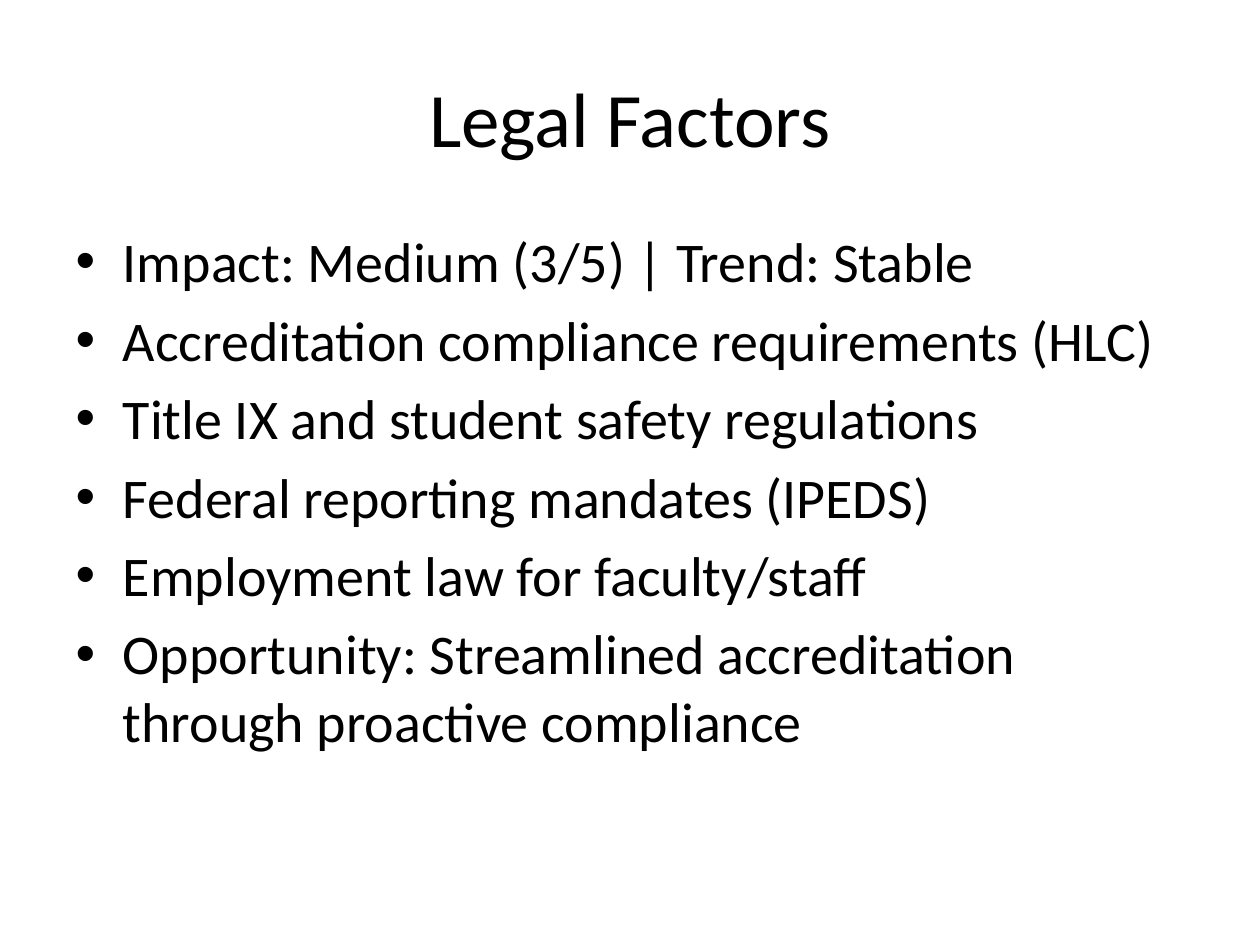
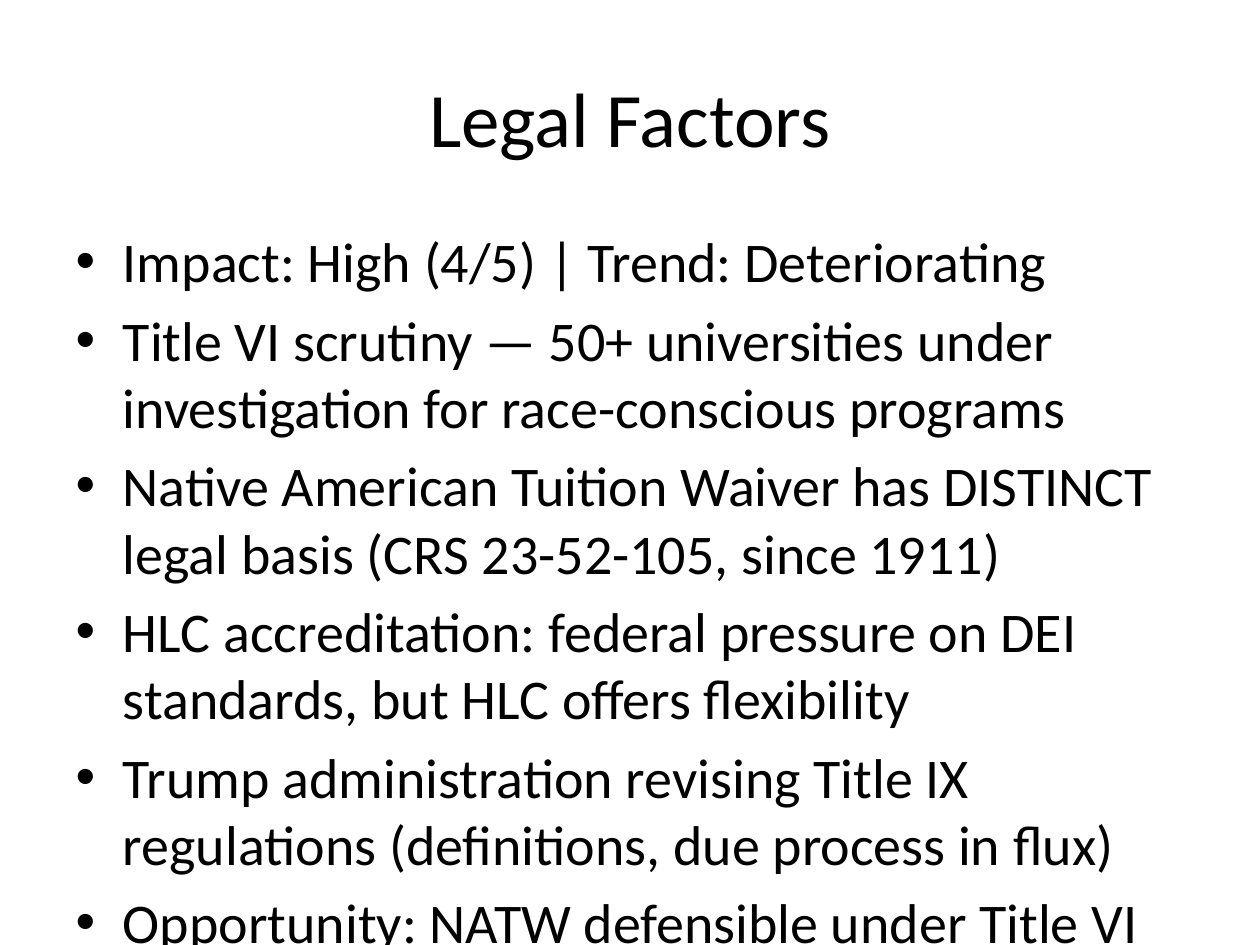
Before and after one commit to sarardm/flc-strategy-optimization-dashboard, a slide deck: slide 7 of generated_docs/PESTLE_Slide_Deck.pptx. Drawn at 1260x945 pixels with LibreOffice and Linux fonts; fonts in the diff are those of the drawing. Boxes give left, top, right and bottom in pixels: in the first picture for what was removed or moved away, otherwise in the second. Text is boxed around its words. In the diff, an @@ line names an element or a change of style, - is before the commit and + after.

```diff
--- a/generated_docs/PESTLE_Slide_Deck.pptx
+++ b/generated_docs/PESTLE_Slide_Deck.pptx
@@ text at (123, 241, 1152, 945): text changed @@
-• Impact: Medium (3/5) | Trend: Stable
-• Accreditation compliance requirements (HLC)
-• Title IX and student safety regulations
-• Federal reporting mandates (IPEDS)
-• Employment law for faculty/staff
-• Opportunity: Streamlined accreditation through proactive compliance
+• Impact: High (4/5) | Trend: Deteriorating
+• Title VI scrutiny — 50+ universities under investigation for race-conscious programs
+• Native American Tuition Waiver has DISTINCT legal basis (CRS 23-52-105, since 1911)
+• HLC accreditation: federal pressure on DEI standards, but HLC offers flexibility
+• Trump administration revising Title IX regulations (definitions, due process in flux)
+• Opportunity: NATW defensible under Title VI (statutory basis per CRS 23-52-105, not voluntary DEI)
```
Also in this commit, not shown: 7 other slides changed, 15 other files.
